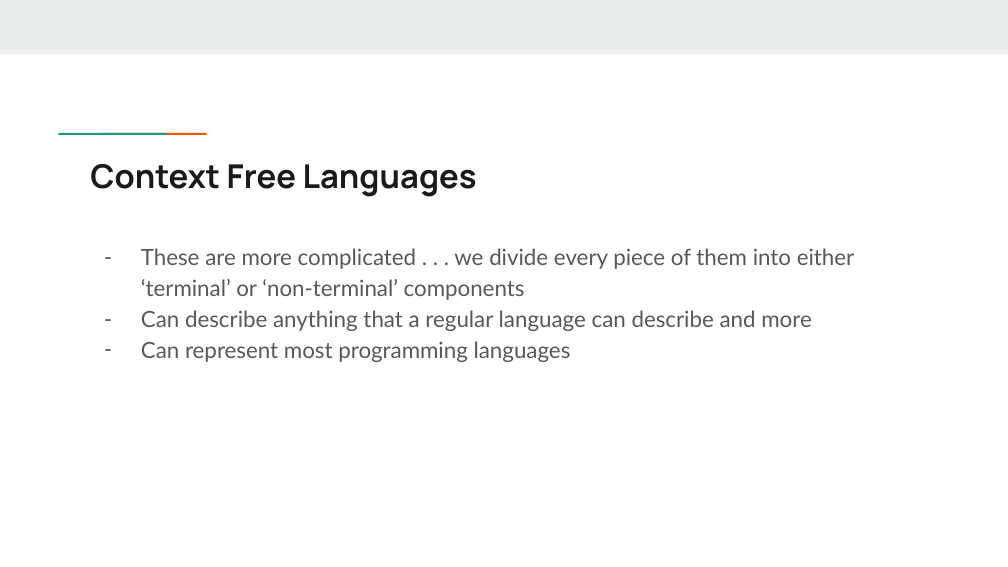
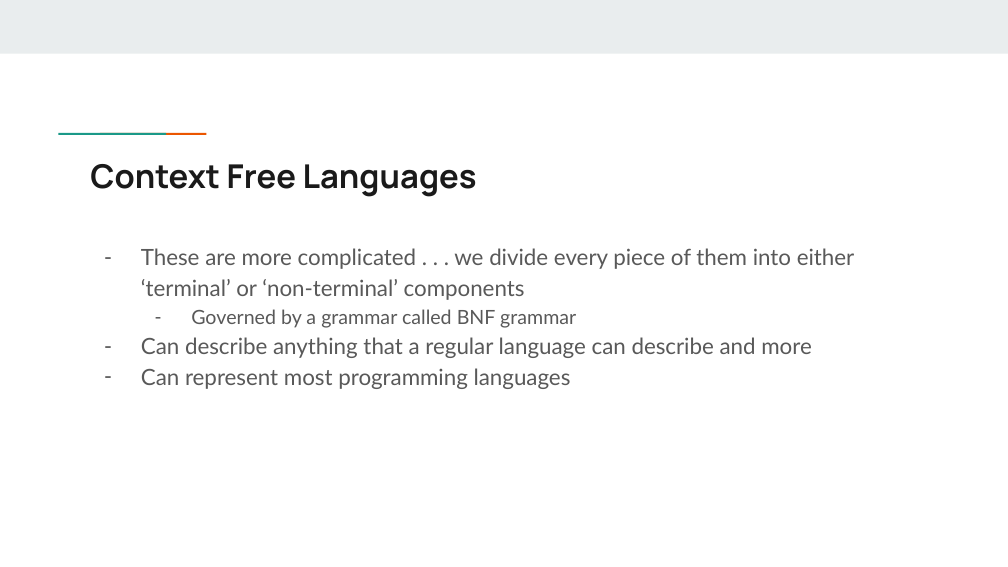
Before and after one commit to SoundWavesHello/ppl_summer_2026, a slide deck: slide 5 of lectures/week_2/Grammar.pptx. Drawn at 1008x567 pixels with LibreOffice and Linux fonts; fonts in the diff are those of the drawing. Boxes give left, top, right and bottom in pixels: in the first picture for what was removed or moved away, otherwise in the second. Text is boxed around its words. In the diff, an @@ line names an element or a change of style, - is before the commit and + after.

```diff
--- a/lectures/week_2/Grammar.pptx
+++ b/lectures/week_2/Grammar.pptx
@@ text at [191, 309, 576, 328]: paragraph added @@
+  – Governed by a grammar called BNF grammar
```
Also in this commit, not shown: 4 other slides changed, 3 slides added, 32 other files.
